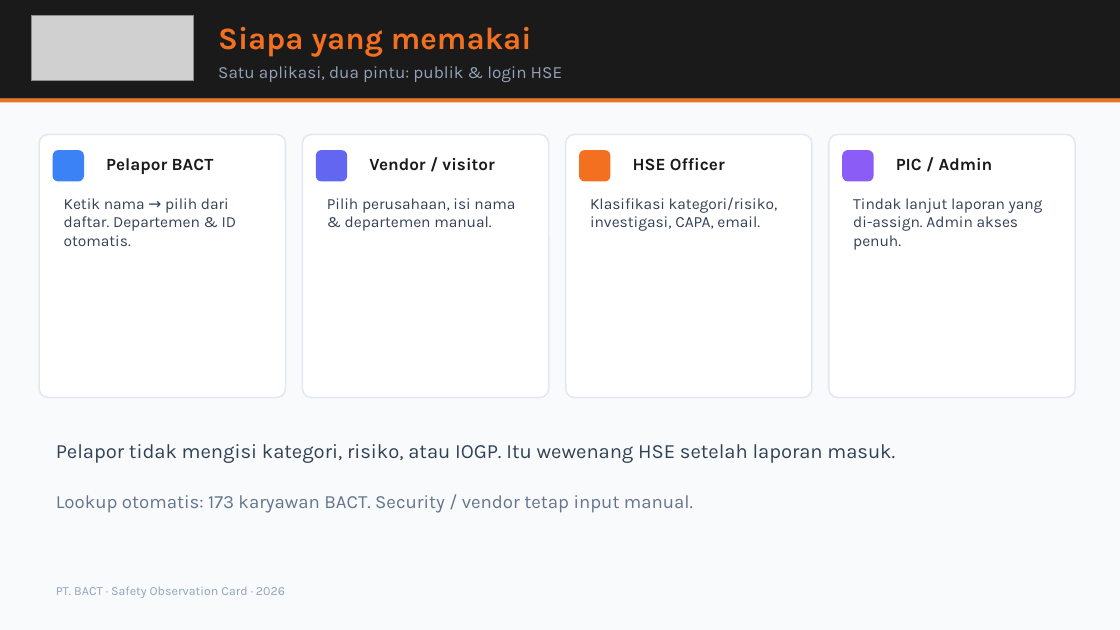
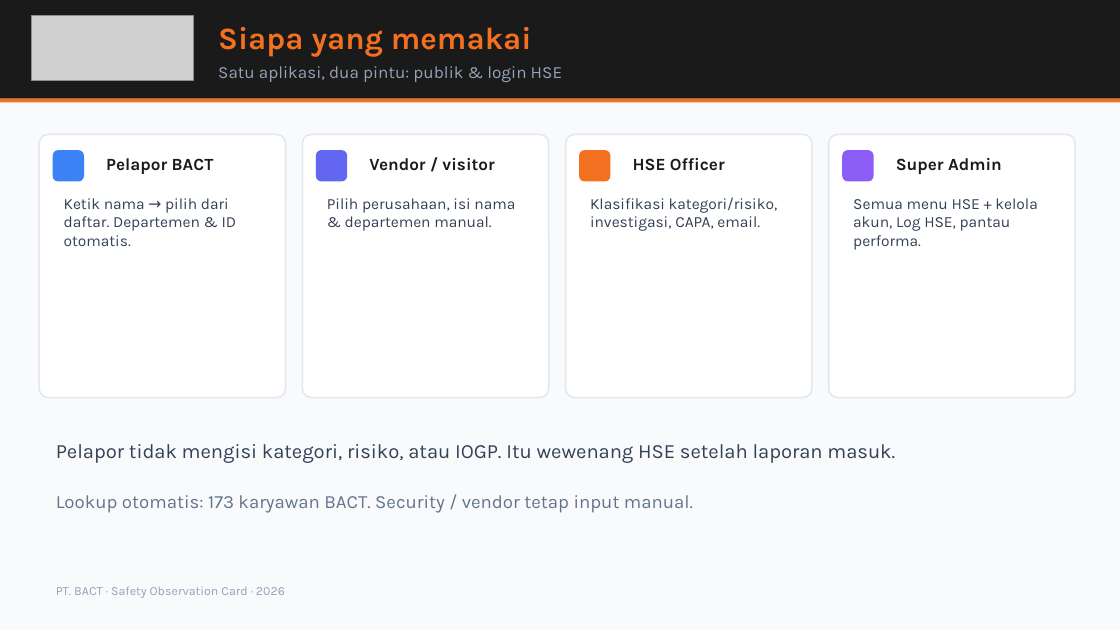
Before and after one commit to msatibi32/bact-safety-observation-modern, a slide deck: slide 4 of supabase/BACT-SOC-Presentasi-HSE.pptx. Drawn at 1120x630 pixels with LibreOffice and Linux fonts; fonts in the diff are those of the drawing; grey boxes stand for pictures. Boxes give left, top, right and bottom in pixels: in the first picture for what was removed or moved away, otherwise in the second. Text is boxed around its words. In the diff, an @@ line names an element or a change of style, - is before the commit and + after.

```diff
--- a/supabase/BACT-SOC-Presentasi-HSE.pptx
+++ b/supabase/BACT-SOC-Presentasi-HSE.pptx
@@ text at [896, 158, 1002, 174]: text changed @@
-PIC / Admin
+Super Admin
@@ text at [853, 198, 1037, 250]: text changed @@
-Tindak lanjut laporan yang di-assign. Admin akses penuh.
+Semua menu HSE + kelola akun, Log HSE, pantau performa.
```
Also in this commit, not shown: 5 other slides changed, 23 other files.
